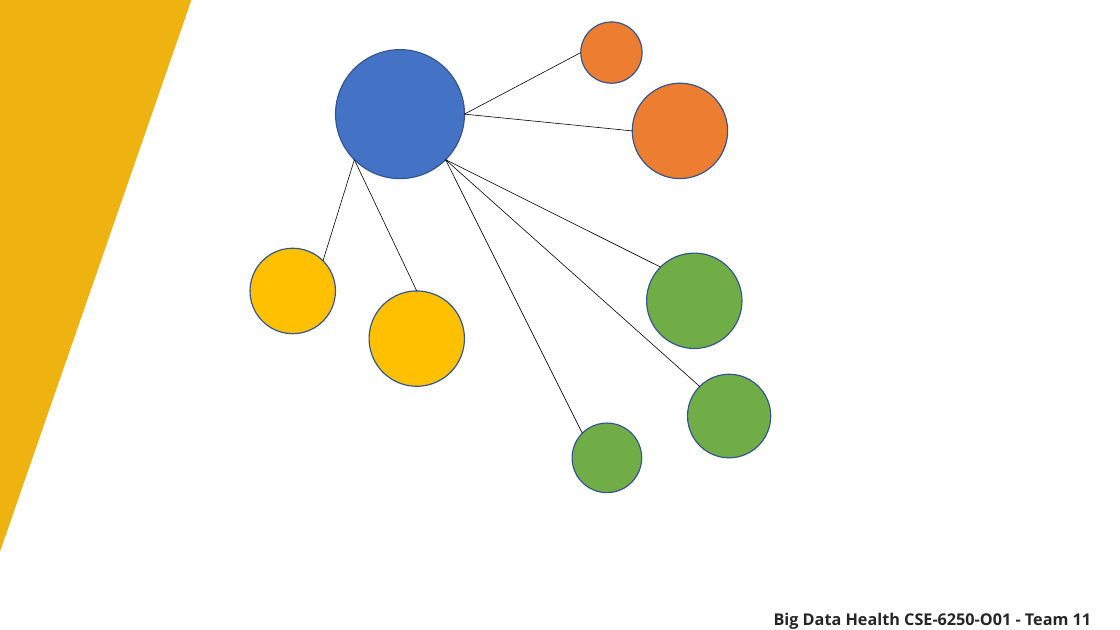
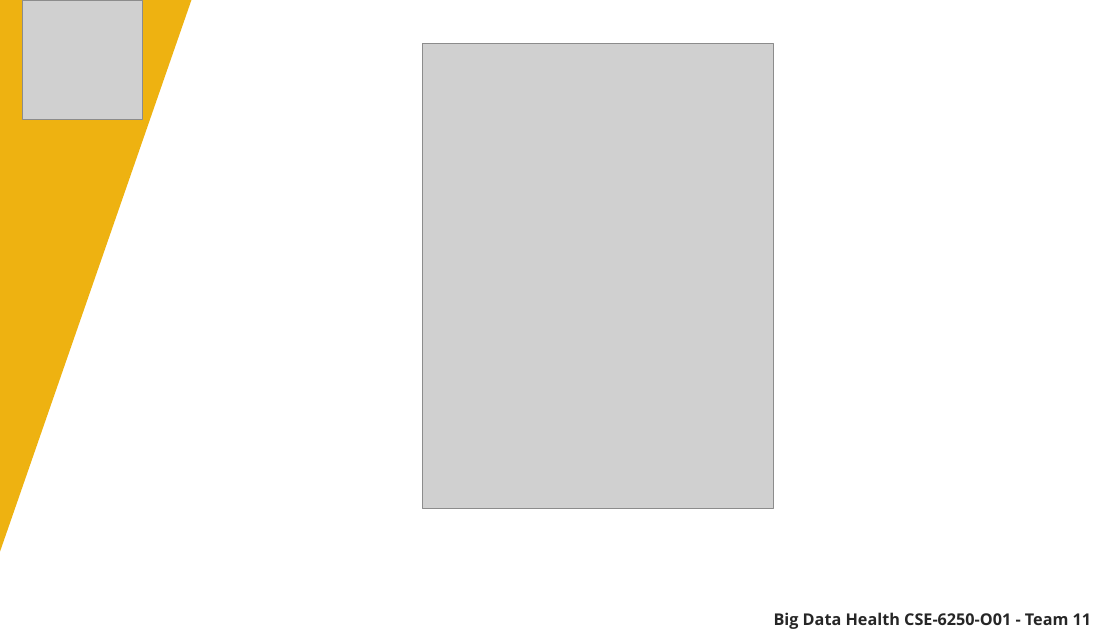
Before and after one commit to bdh-team-12/sleep-predictions-through-deep-learning, a slide deck: slide 10 of final-presentation.pptx (slide 4 before the commit). Drawn at 1120x630 pixels with LibreOffice and Linux fonts; fonts in the diff are those of the drawing; grey boxes stand for pictures. Boxes give left, top, right and bottom in pixels: in the first picture for what was removed or moved away, otherwise in the second. Text is boxed around its words. In the diff, an @@ line names an element or a change of style, - is before the commit and + after.

Commit message:
update ppt

```diff
--- a/final-presentation.pptx
+++ b/final-presentation.pptx
@@ picture added at (23,0,143,120) @@
@@ ellipse removed at (581,22,642,83) @@
@@ ellipse removed at (335,50,464,178) @@
@@ picture added at (423,43,774,508) @@
@@ line removed from (465, 114) to (581, 53) @@
@@ ellipse removed at (633,83,728,179) @@
@@ line removed from (465, 114) to (633, 131) @@
@@ line removed from (355, 160) to (323, 260) @@
@@ line removed from (355, 160) to (417, 291) @@
@@ line removed from (445, 160) to (582, 434) @@
@@ line removed from (445, 160) to (700, 386) @@
@@ line removed from (445, 160) to (660, 267) @@
@@ ellipse removed at (250,248,336,334) @@
@@ ellipse removed at (647,253,743,349) @@
@@ ellipse removed at (369,291,465,386) @@
@@ ellipse removed at (687,374,770,458) @@
@@ ellipse removed at (572,423,642,493) @@
```
Also in this commit, not shown: 2 other slides changed, 43 slides added, 1 other file.
